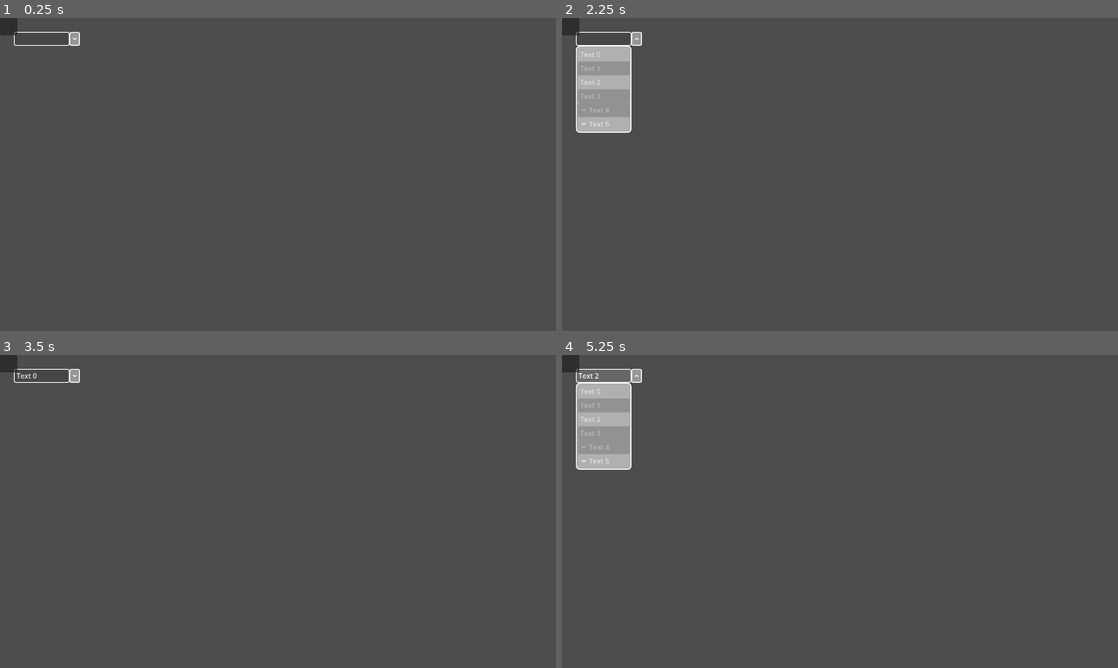
Above: before the commit, frames 1-4 (two rows, left to right).
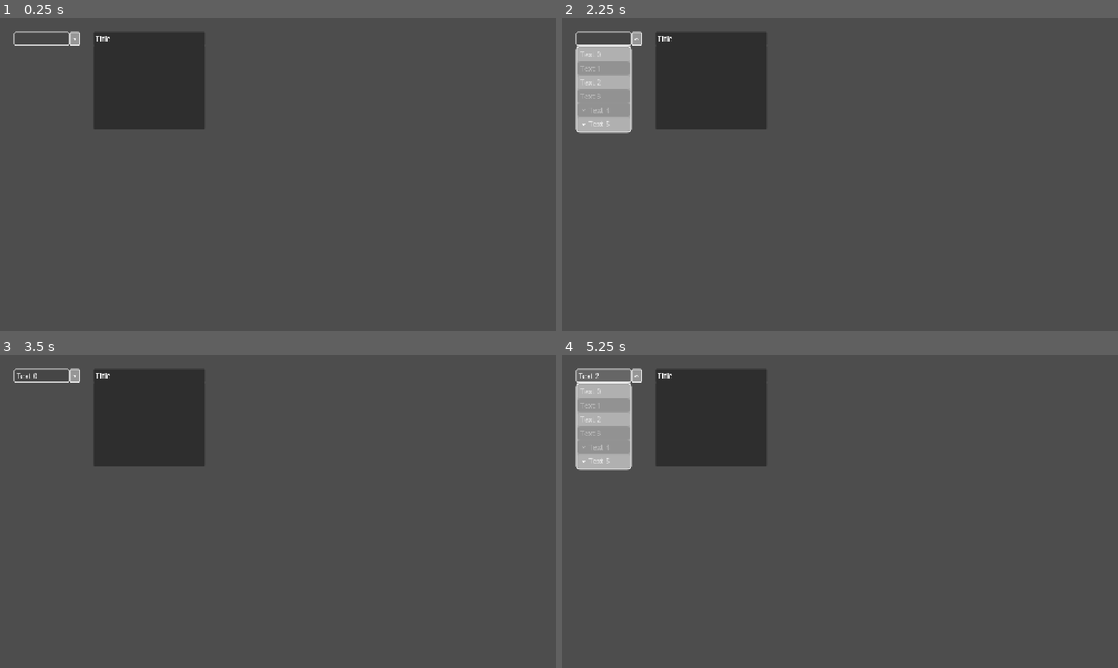
Above: after the commit, the same moments.

Repository: SilverFox-Tools/SilverFox--godot-custom-controls
Game: Godot game, scene res://Demo Scene.tscn
Two runs of this game, one before a commit and one after it. Both use one fixed random seed, a clock stepped at 60 frames per second and the inputs below.
Inputs (mouse positions are in pixels of both pictures, inside the frame that each line leads up to):
- Up to frame 1 (0.25 s): no input
- Up to frame 2 (2.25 s): click (606, 39) at 0.5 s; click (634, 39) at 1.25 s; tap Enter at 2 s; move the mouse to (962, 158) at 2.02 s; hold Up from 2.03 s (still down); click (962, 158) at 2.17 s
- Up to frame 3 (3.5 s): release Up at 2.75 s; click "Text 0" at 2.75 s
- Up to frame 4 (5.25 s): click "Text 0" at 3.5 s; click "Text 2" at 4.25 s; click "Text 2" at 5 s

The runs differ from the first frame. In frame 1, 6.4% of the frame differs, in the area x 0-37%, y 0-36%; in frame 2, 6.7%; in frame 3, 6.4%; in frame 4, 6.7%, in the area x 0-37%, y 0-37%.

Commit message:
更新 : WindowTitle V0.2 , Window V0.1 。优化 : 书写格式
WindowTitle 更新至0.2
新加 Window
注释格式更新为
============================================
名称 名称翻译
作者:
——>	作者名称 / 作者名称翻译
———	——>	作者链接

组织: 组织名称 / 组织名称翻译
——>	组织链接

窗口: 窗口名称 / 窗口名称翻译
——>	窗口链接

许可证: 许可证类型
版本
============================================

Diff:
--- a/Class/Enums.gd
+++ b/Class/Enums.gd
@@ -6,6 +6,9 @@
 #
 # 组织: 东方银狐的奇妙工具 / SilverFox-Tools
 # ——>	https://github.com/SilverFox-Tools
+#
+# 仓库: 银狐的 Godot 自定义控件 / SilverFox--godot-custom-controls
+# ——>	https://github.com/SilverFox-Tools/SilverFox--godot-custom-controls
 #
 # 许可证: MIT
 # V0.1
--- a/Class/HandleTheme.gd
+++ b/Class/HandleTheme.gd
@@ -6,6 +6,9 @@
 #
 # 组织: 东方银狐的奇妙工具 / SilverFox-Tools
 # ——>	https://github.com/SilverFox-Tools
+#
+# 仓库: 银狐的 Godot 自定义控件 / SilverFox--godot-custom-controls
+# ——>	https://github.com/SilverFox-Tools/SilverFox--godot-custom-controls
 #
 # 许可证: MIT
 # V0.1
--- a/Controls/DropDown/DropDown.gd
+++ b/Controls/DropDown/DropDown.gd
@@ -7,13 +7,16 @@
 # 组织: 东方银狐的奇妙工具 / SilverFox-Tools
 # ——>	https://github.com/SilverFox-Tools
 #
+# 仓库: 银狐的 Godot 自定义控件 / SilverFox--godot-custom-controls
+# ——>	https://github.com/SilverFox-Tools/SilverFox--godot-custom-controls
+#
 # 许可证: MIT
 # V0.3a
 # ============================================
 
 @tool
+class_name DropDown
 extends Button
-class_name DropDown
 
 var DropDownBtn_Is_Touch = false :
 	set (value) :
--- a/Controls/DropDown/OptionItem.gd
+++ b/Controls/DropDown/OptionItem.gd
@@ -6,6 +6,9 @@
 #
 # 组织: 东方银狐的奇妙工具 / SilverFox-Tools
 # ——>	https://github.com/SilverFox-Tools
+#
+# 仓库: 银狐的 Godot 自定义控件 / SilverFox--godot-custom-controls
+# ——>	https://github.com/SilverFox-Tools/SilverFox--godot-custom-controls
 #
 # 许可证: MIT
 # V0.3
--- /dev/null
+++ b/Controls/Window/Window.gd
@@ -0,0 +1,119 @@
+# ============================================
+# Window 窗口
+# 作者:
+# ——>	东方银狐 / DFYH / DF.SilverFox
+# ———	——>	https://github.com/bilibiliDFYH
+#
+# 组织: 东方银狐的奇妙工具 / SilverFox-Tools
+# ——>	https://github.com/SilverFox-Tools
+#
+# 仓库: 银狐的 Godot 自定义控件 / SilverFox--godot-custom-controls
+# ——>	https://github.com/SilverFox-Tools/SilverFox--godot-custom-controls
+#
+# 许可证: MIT
+# V0.1
+# ============================================
+
+@tool
+class_name CustomWindow
+extends Panel
+
+var Window_Title : WindowTitle = WindowTitle.new ()
+
+enum RestrictMode {
+	FREE = 0 ,
+	PARENT = 1 ,
+	VIEWPORT = 2,
+}
+
+var old_Position : Vector2
+
+@export_group ("窗口", "Window_")
+@export var Restrict_PositionMod : RestrictMode = 0 as RestrictMode
+@export var Restrict_Position : Vector4 = Vector4 (self.size.x / 2 , 0 , self.size.x / 2 , (self.size.y + Title_Height) / 2)
+
+@export_tool_button ("设置Restrict_Position为默认值") var RestrictPosition_resetBtn = Restrict_Position_reset
+func Restrict_Position_reset () :
+	Restrict_Position = Vector4 (self.size.x / 2 , 0 , self.size.x / 2 , (self.size.y + Title_Height) / 2)
+
+@export_group ("标题栏", "Title_")
+@export var Title_Height : int = 32 :
+	set (value) :
+		value = max (value , 0)
+		Title_Height = value
+		Window_Title.size.y = Title_Height
+		Window_Title.position.y = -Window_Title.size.y
+
+@export var Title_Title : String = "Title" :
+	set (value) :
+		Title_Title = value
+		Window_Title.Title_Title = Title_Title
+
+@export var Title_TextPosition : Vector2 = Vector2.ZERO :
+	set (value) :
+		Title_TextPosition = value
+		if Window_Title :
+			Window_Title.Title_Position = value
+
+@export var Title_TextSize : Vector2 = Vector2 (self.size.x , Title_Height) :
+	set (value) :
+		Title_TextSize = value
+		if Window_Title :
+			Window_Title.Title_Size = value
+
+#region 再编辑器里初始化 Initialize in the editor
+var _added_to_scene = false
+var Engine_ready = false
+
+func _notification (what : int) :
+	if what == NOTIFICATION_RESIZED and Engine.is_editor_hint () and Engine_ready :
+		Set_Node ()
+		#DropDown_Size = self.size
+		#Calculate_DropDownBtn_Position ()
+
+	if what == NOTIFICATION_POST_ENTER_TREE and not _added_to_scene :
+		_added_to_scene = true
+
+		if Window_Title and not Window_Title.is_inside_tree () :
+			add_child (Window_Title)
+
+		Set_Node ()
+
+		get_window ().size_changed.connect (apply_Position_Restrict)
+#endregion
+
+func _ready () -> void :
+	if Engine.is_editor_hint () :
+		await get_tree ().process_frame
+		Engine_ready = true
+		Set_Node ()
+
+
+func _process (_delta : float) -> void :
+	if position != old_Position :
+		apply_Position_Restrict ()
+
+	old_Position = self.position
+
+func apply_Position_Restrict () :
+	var Parent_Size : Vector2
+	match Restrict_PositionMod :
+		0 :
+			return
+
+		1 :
+			Parent_Size = get_parent ().size
+
+		2 :
+			Parent_Size = get_viewport ().get_visible_rect ().size
+
+	self.position.x = max (self.position.x , -Restrict_Position.x)
+	self.position.y = max (self.position.y , -Restrict_Position.y + Title_Height)
+	self.position.x = min (self.position.x , Parent_Size.x - self.size.x + Restrict_Position.z)
+	self.position.y = min (self.position.y , Parent_Size.y - self.size.y + Restrict_Position.w + Title_Height)
+
+func Set_Node () :
+	Window_Title.size.x = self.size.x
+	Window_Title.size.y = Title_Height
+	Window_Title.position.x = 0
+	Window_Title.position.y = -Window_Title.size.y
--- a/Controls/WindowTitle/WindowTitle.gd
+++ b/Controls/WindowTitle/WindowTitle.gd
@@ -7,11 +7,11 @@
 # 组织: 东方银狐的奇妙工具 / SilverFox-Tools
 # ——>	https://github.com/SilverFox-Tools
 #
-# 窗口: 银狐的 Godot 自定义控件 / SilverFox--godot-custom-controls
+# 仓库: 银狐的 Godot 自定义控件 / SilverFox--godot-custom-controls
 # ——>	https://github.com/SilverFox-Tools/SilverFox--godot-custom-controls
 #
 # 许可证: MIT
-# V0.1
+# V0.2
 # ============================================
 
 @tool
@@ -22,11 +22,62 @@
 
 var Mouse_Position : Vector2
 var old_Mouse_Position : Vector2
+
 var IsTouch : bool = false
 var MousePressed : bool = false
 var IsDrag : bool = false
 
+var Parent_Position : Vector2
+
+var Node_Text : Label = Label.new ()
+
+@export var Title : String = "Title" :
+	set (value) :
+		Title = value
+		if Node_Text :
+			Node_Text.text = value
+
+@export var Title_Position : Vector2 = Vector2.ZERO :
+	set (value) :
+		Title_Position = value
+		if Node_Text :
+			Node_Text.position = value
+
+@export var Title_Size : Vector2 = self.size :
+	set (value) :
+		Title_Size = value
+		if Node_Text :
+			Node_Text.size = value
+
+#region 再编辑器里初始化 Initialize in the editor
+var _added_to_scene = false
+var Engine_ready = false
+
+func _notification (what : int) :
+	#if what == NOTIFICATION_RESIZED and Engine.is_editor_hint () and Engine_ready :
+		#Set_Node ()
+		#DropDown_Size = self.size
+		#Calculate_DropDownBtn_Position ()
+
+	if what == NOTIFICATION_POST_ENTER_TREE and not _added_to_scene :
+		_added_to_scene = true
+
+		if Node_Text and not Node_Text.is_inside_tree () :
+			add_child (Node_Text)
+		Node_Text.vertical_alignment = VERTICAL_ALIGNMENT_CENTER
+		Node_Text.text = Title
+
+		Set_Node ()
+
+	#if what == NOTIFICATION_THEME_CHANGED and not _Modify_theme :
+		#Set_Theme ()
+#endregion
+
 func _ready () -> void :
+	if Engine.is_editor_hint () :
+		await get_tree ().process_frame
+		Engine_ready = true
+
 	self.mouse_entered.connect (MouseEntered)
 	self.mouse_exited.connect (MouseExited)
 
@@ -35,25 +86,30 @@
 		Node_Parent = get_parent ()
 
 	if not Engine.is_editor_hint () :
-		Mouse_Position = DisplayServer.mouse_get_position ()
+		Mouse_Position = get_viewport ().get_mouse_position ()
 
-		#偏移,鼠标位置 和 old_鼠标位置 的距离差
+		MousePressed = Input.is_mouse_button_pressed (MOUSE_BUTTON_LEFT) and (IsTouch or IsDrag)
+
+		if IsTouch and MousePressed and not IsDrag :
+			if Node_Parent :
+				Parent_Position = Node_Parent.position
+				old_Mouse_Position = Mouse_Position
+
 		var Offset : Vector2 = Mouse_Position - old_Mouse_Position
 
-		MousePressed = Input.is_mouse_button_pressed (MOUSE_BUTTON_LEFT)
-
-		#当 鼠标触碰 or 正在拖拽 时,并且 鼠标按下 and 偏移不为零
-		if (IsTouch or IsDrag) and MousePressed and Offset != Vector2.ZERO :
+		if (IsTouch or IsDrag) and MousePressed :
 			IsDrag = true
 			if Node_Parent :
-				Node_Parent.position += Vector2 (Offset)
+				Node_Parent.position = Parent_Position + Offset
 		if !MousePressed :
 			IsDrag = false
-
-		old_Mouse_Position = Mouse_Position
 
 func MouseEntered () :
 	IsTouch = true
 
 func MouseExited () :
 	IsTouch = false
+
+func Set_Node () :
+	Node_Text.position = Title_Position
+	Node_Text.size = Title_Size
--- a/Demo Scene.tscn
+++ b/Demo Scene.tscn
@@ -8,7 +8,7 @@
 [ext_resource type="StyleBox" uid="uid://bsi3lxir43yvq" path="res://Demo Theme/DropDown/hover.tres" id="4_tvxeg"]
 [ext_resource type="StyleBox" uid="uid://c3hd1br305303" path="res://style_box_empty.tres" id="6_tvxeg"]
 [ext_resource type="Script" uid="uid://cxylwneos738y" path="res://Controls/DropDown/OptionItem.gd" id="8_do1v3"]
-[ext_resource type="Script" uid="uid://bt6xewg2wlu4s" path="res://Controls/WindowTitle/WindowTitle.gd" id="9_do1v3"]
+[ext_resource type="Script" uid="uid://1rvtkqk07gv0" path="res://Controls/Window/Window.gd" id="9_y2twt"]
 
 [sub_resource type="Resource" id="Resource_ipwy3"]
 script = ExtResource("8_do1v3")
@@ -73,9 +73,15 @@
 DropDownItem_Items = Array[ExtResource("8_do1v3")]([SubResource("Resource_ipwy3"), SubResource("Resource_do1v3"), SubResource("Resource_y2twt"), SubResource("Resource_761q5"), SubResource("Resource_o63mf"), SubResource("Resource_d3ohx")])
 metadata/_custom_type_script = "uid://biuyl3np3cco3"
 
-[node name="WindowTitle" type="Panel" parent="." unique_id=810358211]
+[node name="CustomWindow" type="Panel" parent="." unique_id=537320942]
 layout_mode = 0
-offset_right = 40.0
-offset_bottom = 40.0
-script = ExtResource("9_do1v3")
-metadata/_custom_type_script = "uid://bt6xewg2wlu4s"
+offset_left = 216.0
+offset_top = 64.0
+offset_right = 472.0
+offset_bottom = 256.0
+script = ExtResource("9_y2twt")
+Restrict_PositionMod = 2
+Restrict_Position = Vector4(128, 0, 128, 112)
+Title_TextPosition = Vector2(4, 4)
+Title_TextSize = Vector2(248, 24)
+metadata/_custom_type_script = "uid://1rvtkqk07gv0"
--- a/project.godot
+++ b/project.godot
@@ -22,6 +22,8 @@
 window/size/viewport_width=1280
 window/size/viewport_height=720
 window/size/sharp_corners=true
+window/stretch/mode="canvas_items"
+window/stretch/aspect="expand"
 
 [importer_defaults]
 
Not shown, added: Controls/Window/Window.gd.uid
